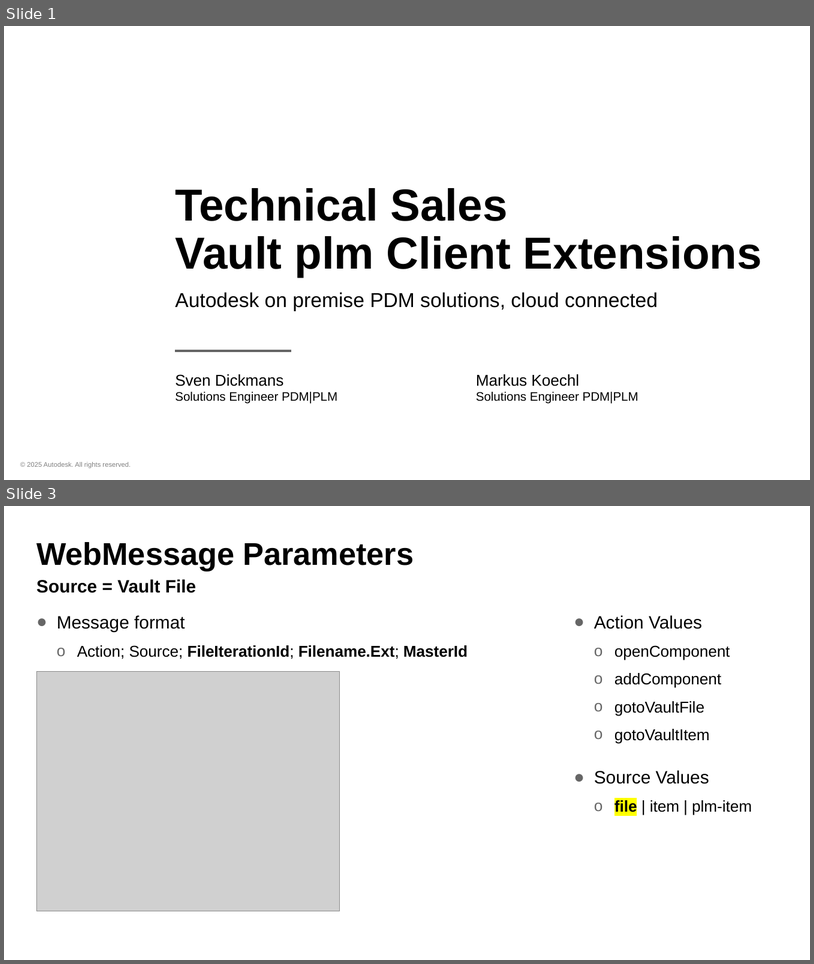
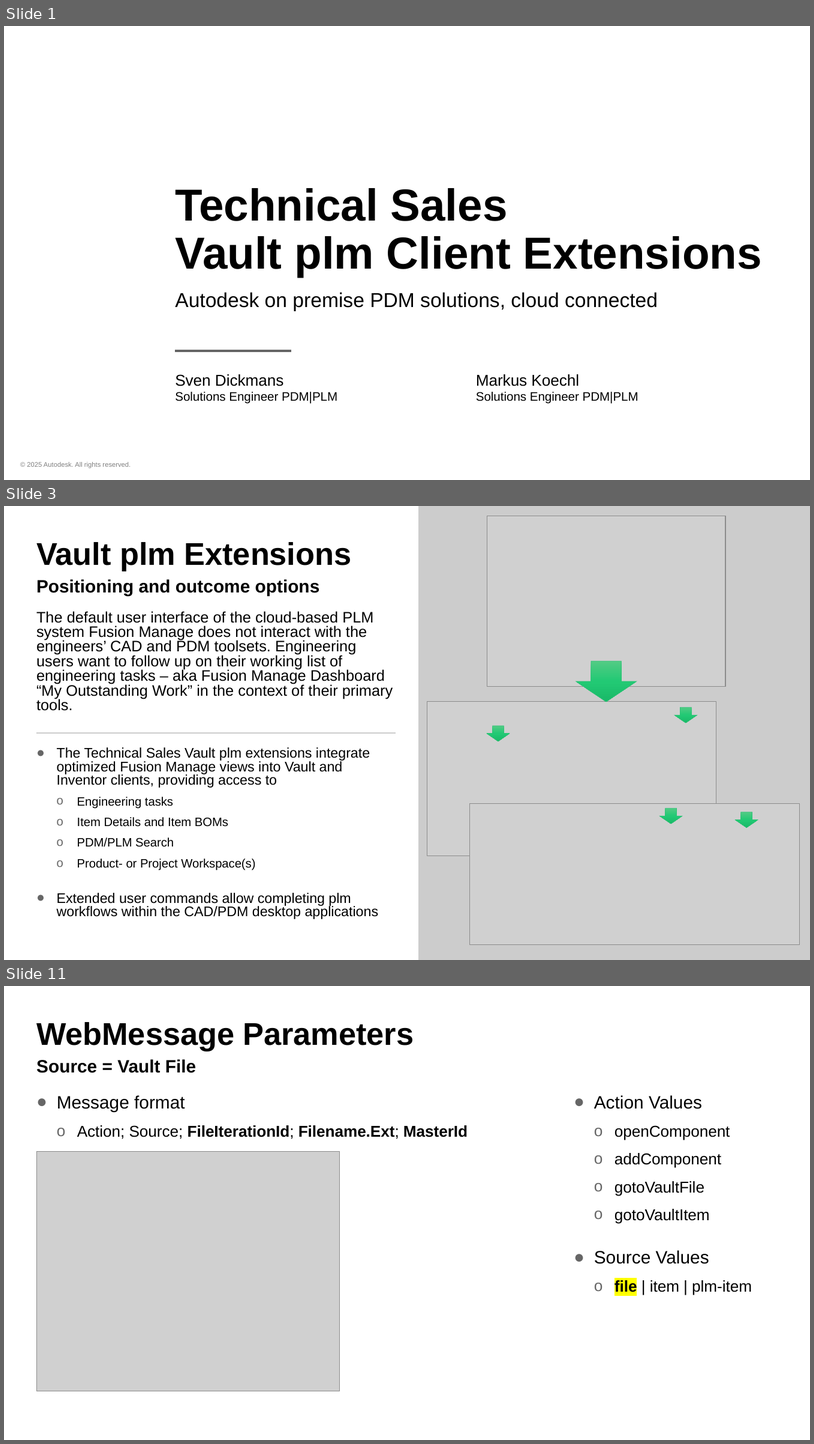
Before and after one commit to koechlm/Autodesk.TS.PlmDesktopExtensions, a slide deck: Autodesk.TS.VaultPlmClientExtensions.pptx. Shown one above the other, each under a label of ours: slides 1 and 3 before the commit, slides 1, 3 and 11 after it; the slides between them are not shown. The pictures are 814x964 and 814x1444 pixels, drawn with LibreOffice and Linux fonts; fonts in the diff are those of the drawing; grey boxes stand for pictures; background and template pictures are left out. Boxes give left, top, right and bottom in pixels: in the first picture for what was removed or moved away, otherwise in the second. Text is boxed around its words. In the diff, an @@ line names an element or a change of style, - is before the commit and + after.

```diff
--- a/Autodesk.TS.VaultPlmClientExtensions.pptx
+++ b/Autodesk.TS.VaultPlmClientExtensions.pptx
@@ slide 3 added at [4, 506, 810, 960], background #FFFFFF @@
@@ rectangle added at [419, 506, 810, 960], fill #CCCCCC @@
@@ picture added at [488, 516, 726, 686] @@
@@ title added at [36, 542, 352, 571], 37.3 pt, text #000000, bold @@
+Vault plm Extensions
@@ text added at [36, 579, 320, 595], 21.3 pt, text #000000, bold @@
+Positioning and outcome options
@@ text added at [36, 611, 393, 711], 18.1 pt, text #000000 @@
+The default user interface of the cloud-based PLM system Fusion Manage does not interact with the engineers’ CAD and PDM toolsets. Engineering users want to follow up on their working list of engineering tasks – aka Fusion Manage Dashboard “My Outstanding Work” in the context of their primary tools.
@@ down arrow added at [576, 661, 637, 702], fill gradient #52CC85 to #23CA75 to #19BA68, outline #2BC275 0.5 pt @@
@@ picture added at [428, 702, 717, 856] @@
@@ down arrow added at [675, 708, 697, 723], fill gradient #52CC85 to #23CA75 to #19BA68, outline #2BC275 0.5 pt @@
@@ line added from (36, 733) to (395, 733), #CCCCCC 1 pt @@
@@ down arrow added at [488, 726, 510, 741], fill gradient #52CC85 to #23CA75 to #19BA68, outline #2BC275 0.5 pt @@
@@ text added at [57, 747, 379, 919], 16.5 pt, text #000000 @@
+● The Technical Sales Vault plm extensions integrate optimized Fusion Manage views into Vault and Inventor clients, providing access to
+  o Engineering tasks
+  o Item Details and Item BOMs
+  o PDM/PLM Search
+  o Product- or Project Workspace(s)
+● Extended user commands allow completing plm workflows within the CAD/PDM desktop applications
@@ picture added at [470, 803, 800, 944] @@
@@ down arrow added at [660, 808, 683, 823], fill gradient #52CC85 to #23CA75 to #19BA68, outline #2BC275 0.5 pt @@
@@ down arrow added at [736, 812, 758, 828], fill gradient #52CC85 to #23CA75 to #19BA68, outline #2BC275 0.5 pt @@
@@ what was slide 3 is now slide 11 @@
```
Also in this commit, not shown: 8 other slides added, 1 slide removed.
